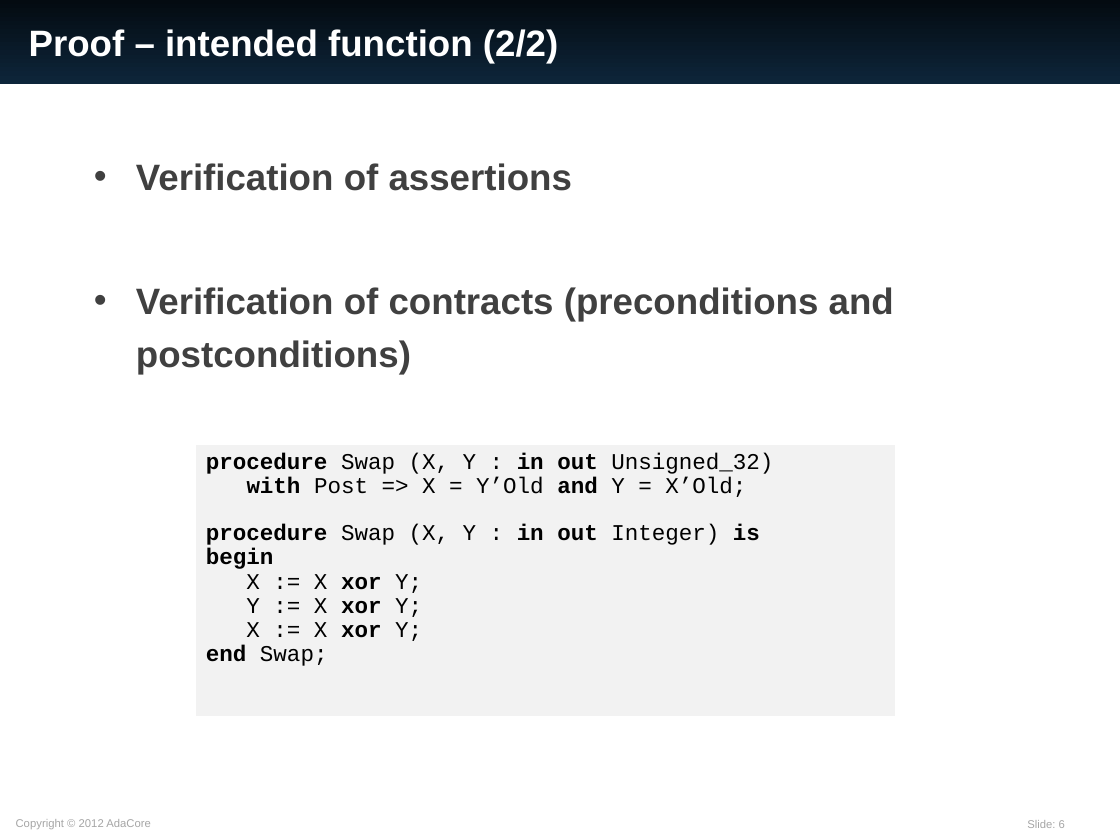
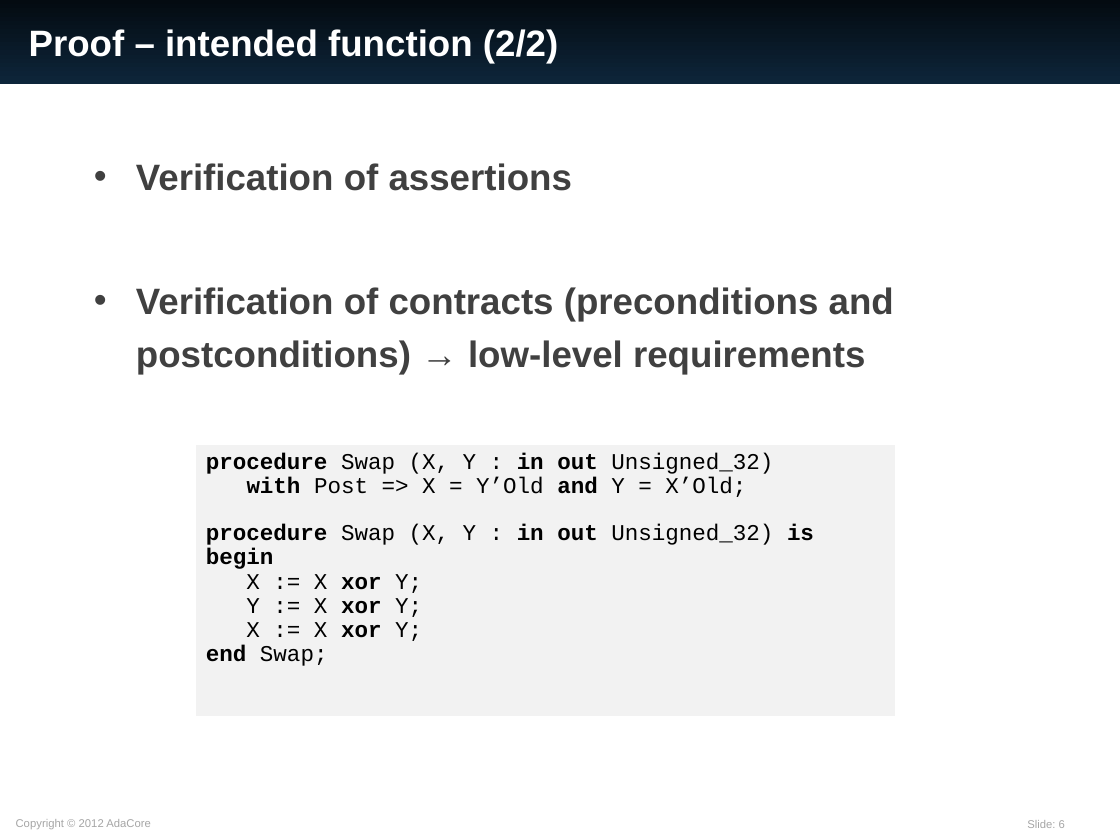
Before and after one commit to AdaCore/spark2014, a slide deck: slide 6 of slides/EASA_20160309/SPARK_2014.ppt. Drawn at 1120x840 pixels with LibreOffice and Linux fonts; fonts in the diff are those of the drawing. Boxes give left, top, right and bottom in pixels: in the first picture for what was removed or moved away, otherwise in the second. Text is boxed around its words. In the diff, an @@ line names an element or a change of style, - is before the commit and + after.

```diff
--- a/slides/EASA_20160309/SPARK_2014.ppt
+++ b/slides/EASA_20160309/SPARK_2014.ppt
@@ text at bbox=[136, 287, 894, 374]: text changed @@
-• Verification of contracts (preconditions and postconditions)
+• Verification of contracts (preconditions and postconditions) → low-level requirements
@@ table at bbox=[196, 445, 895, 717] @@
-row 1, column 1: procedure Swap (X, Y : in out Unsigned_32) / with Post => X = Y’Old and Y = X’Old; / procedure Swap (X, Y : in out Integer) is / begin / X := X xor Y; / Y := X xor Y; / X := X xor Y; / end Swap;
+row 1, column 1: procedure Swap (X, Y : in out Unsigned_32) / with Post => X = Y’Old and Y = X’Old; / procedure Swap (X, Y : in out Unsigned_32) is / begin / X := X xor Y; / Y := X xor Y; / X := X xor Y; / end Swap;
```
Also in this commit, not shown: 15 other slides changed, 3 slides added.
